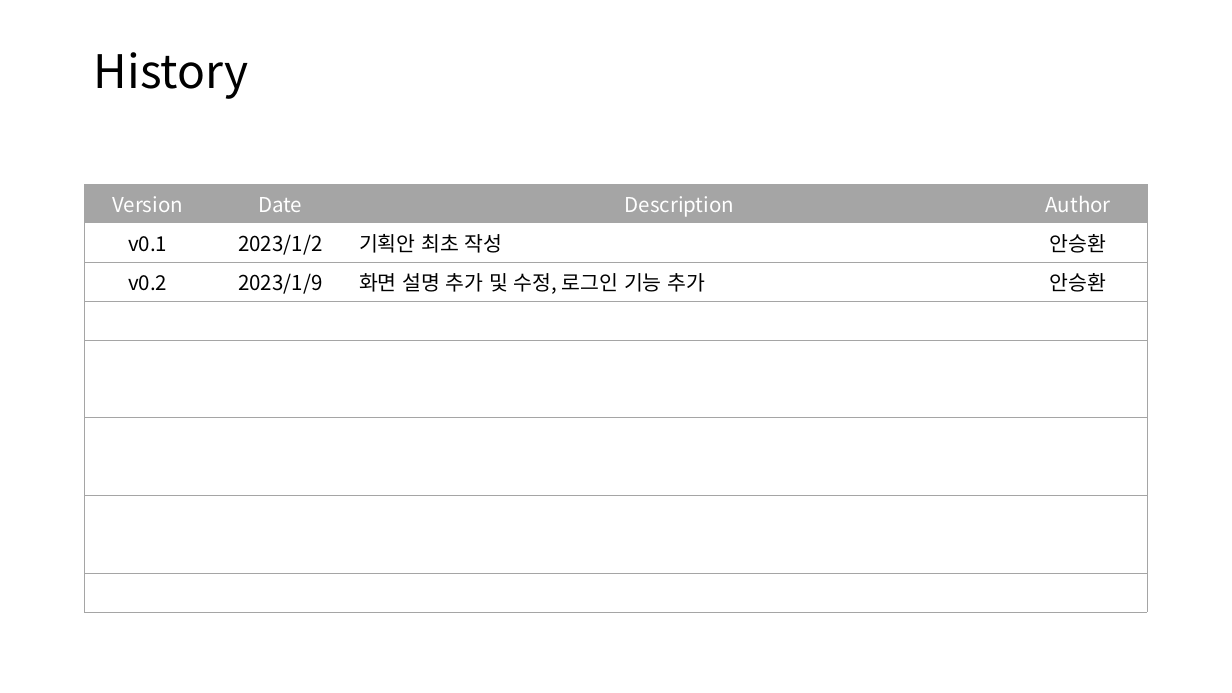
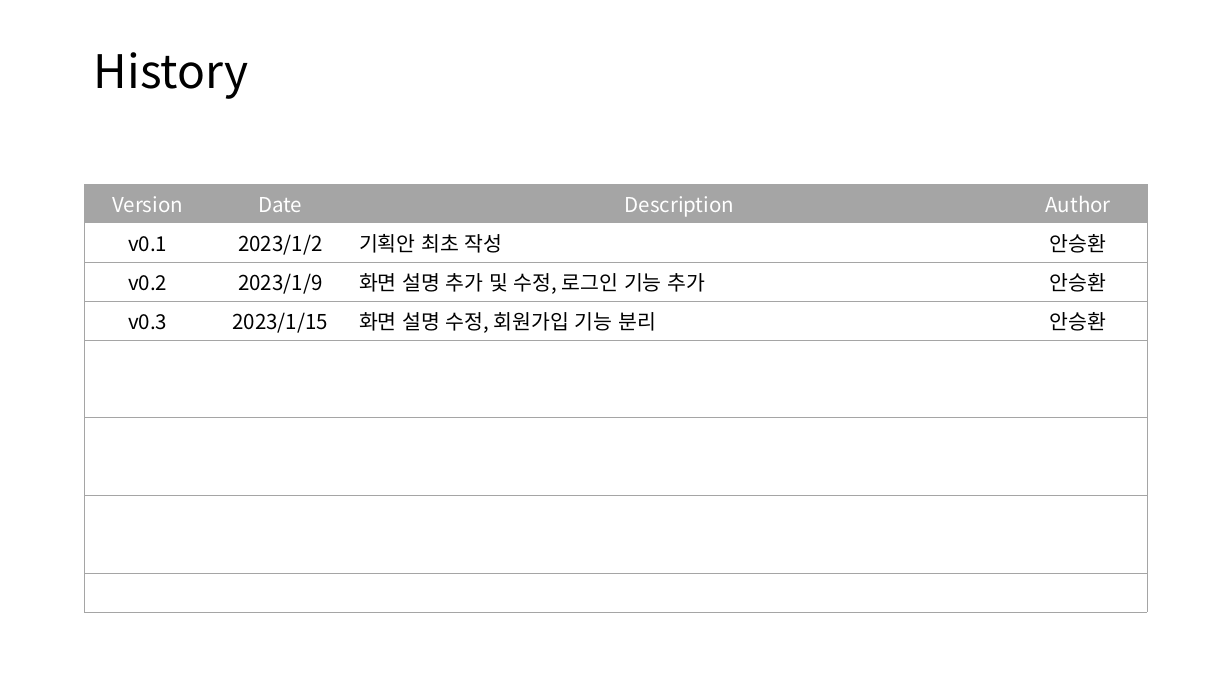
Before and after one commit to Awhn/paperworksweb, a slide deck: slide 2 of docs/코멘토_기획_화면설계서 양식.pptx. Drawn at 1232x693 pixels with LibreOffice and Linux fonts; fonts in the diff are those of the drawing. Boxes give left, top, right and bottom in pixels: in the first picture for what was removed or moved away, otherwise in the second. Text is boxed around its words. In the diff, an @@ line names an element or a change of style, - is before the commit and + after.

```diff
--- a/docs/코멘토_기획_화면설계서 양식.pptx
+++ b/docs/코멘토_기획_화면설계서 양식.pptx
@@ table at (x1=85, y1=185, x2=1147, y2=597) @@
+row 4: v0.3 | 2023/1/15 | 화면 설명 수정, 회원가입 기능 분리 | 안승환
-row 11:  |  |  | 
```
Also in this commit, not shown: 6 other slides changed, 1 slide added, 23 other files.
